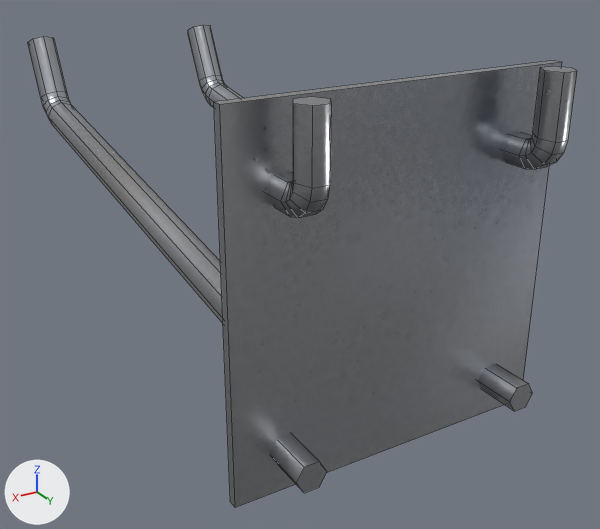
The FBX model models/werkzeugwand/einzelteile/haken_doppel.fbx: old version first, new version second.
Before and after are seen from a 50 mm lens placed at (0.086, 0.0838, 0.0293), pointed at (0.012, -0.0395, -0.0324). Arrows for +X, +Y and +Z are at lower left; the lights stay in place. The first picture is the older version. Mesh edges are drawn as thin lines.

Names of what the first picture shows: 'Vorlage_Haken_doppel'.
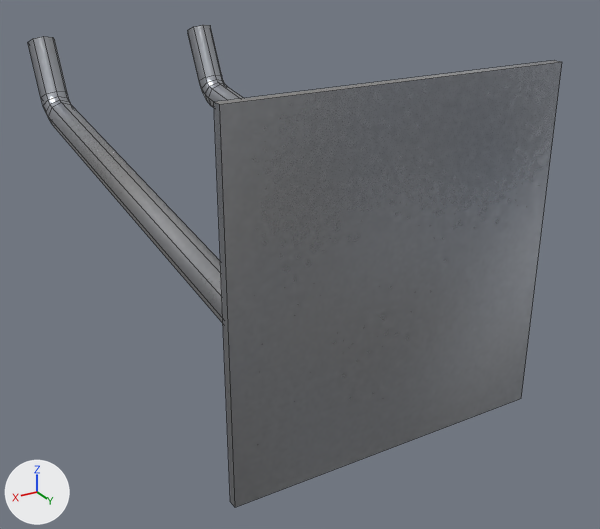
Boxes [x1, y1, x2, y2] around the edits, measured in the pictures (600 x 529 px):
```json
{"object": "Vorlage_Haken_doppel", "change": "reshaped", "before": [28, 25, 577, 507], "after": [28, 25, 562, 507]}
{"part": 1, "of": "me_haken_doppel", "change": "deleted", "before": [500, 66, 577, 169]}
{"part": 2, "of": "me_haken_doppel", "change": "deleted", "before": [265, 97, 332, 218]}
{"part": 3, "of": "me_haken_doppel", "change": "deleted", "before": [478, 364, 533, 411]}
{"part": 4, "of": "me_haken_doppel", "change": "deleted", "before": [270, 435, 327, 493]}
```

Edits to the scene script, one JSON object a line:
```json
{"block": "me_haken_doppel", "where": "# used by ob_vorlage_haken_doppel; location = (0.0, 0.0, 0.0)"}
{"op": "remove", "block": "me_haken_doppel", "code": "me_haken_doppel.from_pydata(...)  # 212 vertices, 182 faces; spans x -0.008..0.046, y -0.1097..0.0086, z -0.047..0.0097"}
{"op": "add", "block": "me_haken_doppel", "code": "me_haken_doppel.from_pydata(...)  # 104 vertices, 90 faces; spans x -0.008..0.046, y -0.1097..-0.0002, z -0.047..0.009"}
{"block": "me_haken_doppel", "change": "me_haken_doppel part 1: the loose piece of 42 vertices spanning x -0.0024..0.0024, y -0.0008..0.0086, z -0.0044..0.0097 is deleted"}
{"block": "me_haken_doppel", "change": "me_haken_doppel part 2: the loose piece of 42 vertices spanning x 0.0356..0.0404, y -0.0008..0.0086, z -0.0044..0.0097 is deleted"}
{"block": "me_haken_doppel", "change": "me_haken_doppel part 3: the loose piece of 12 vertices spanning x -0.0024..0.0024, y -0.0008..0.007, z -0.0424..-0.0382 is deleted"}
{"block": "me_haken_doppel", "change": "me_haken_doppel part 4: the loose piece of 12 vertices spanning x 0.0356..0.0404, y -0.0008..0.007, z -0.0424..-0.0382 is deleted"}
```
